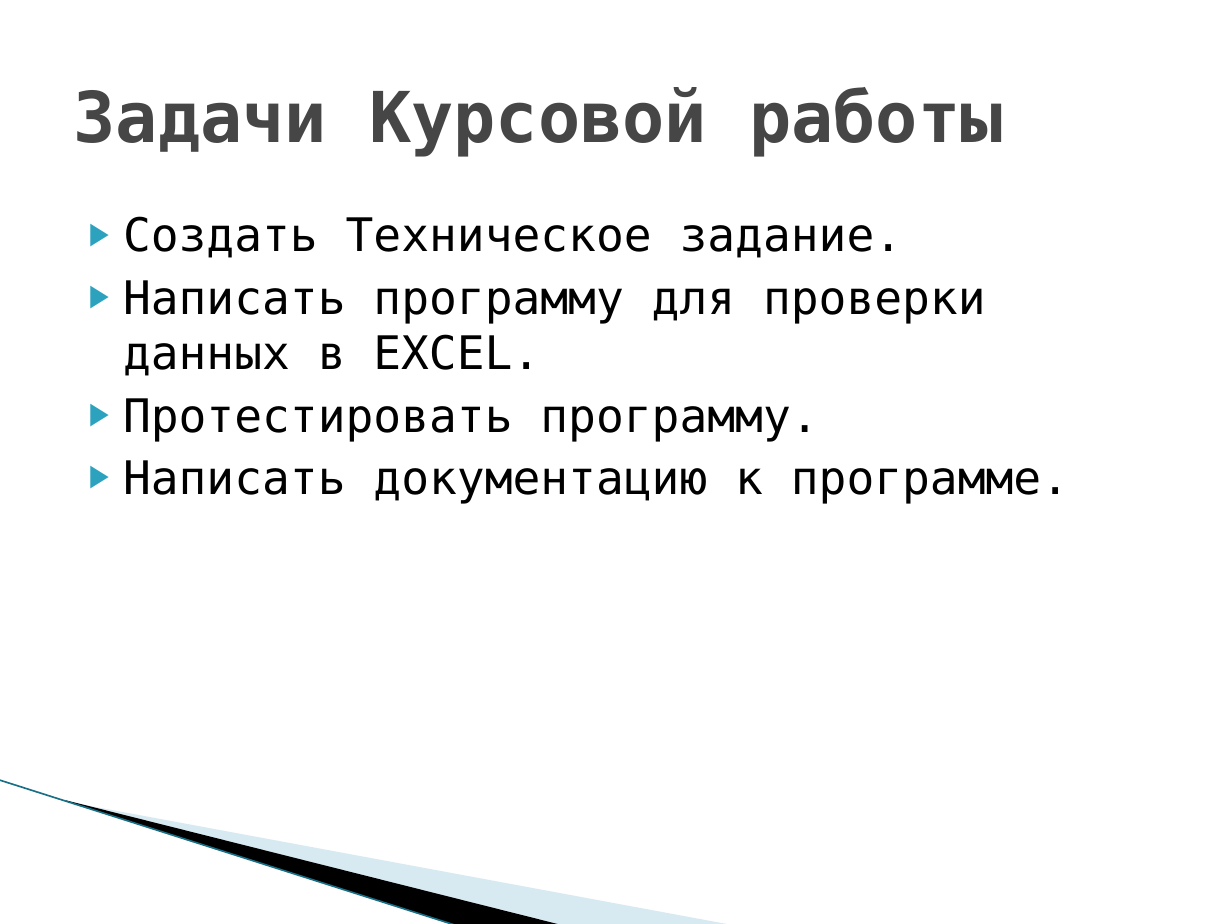
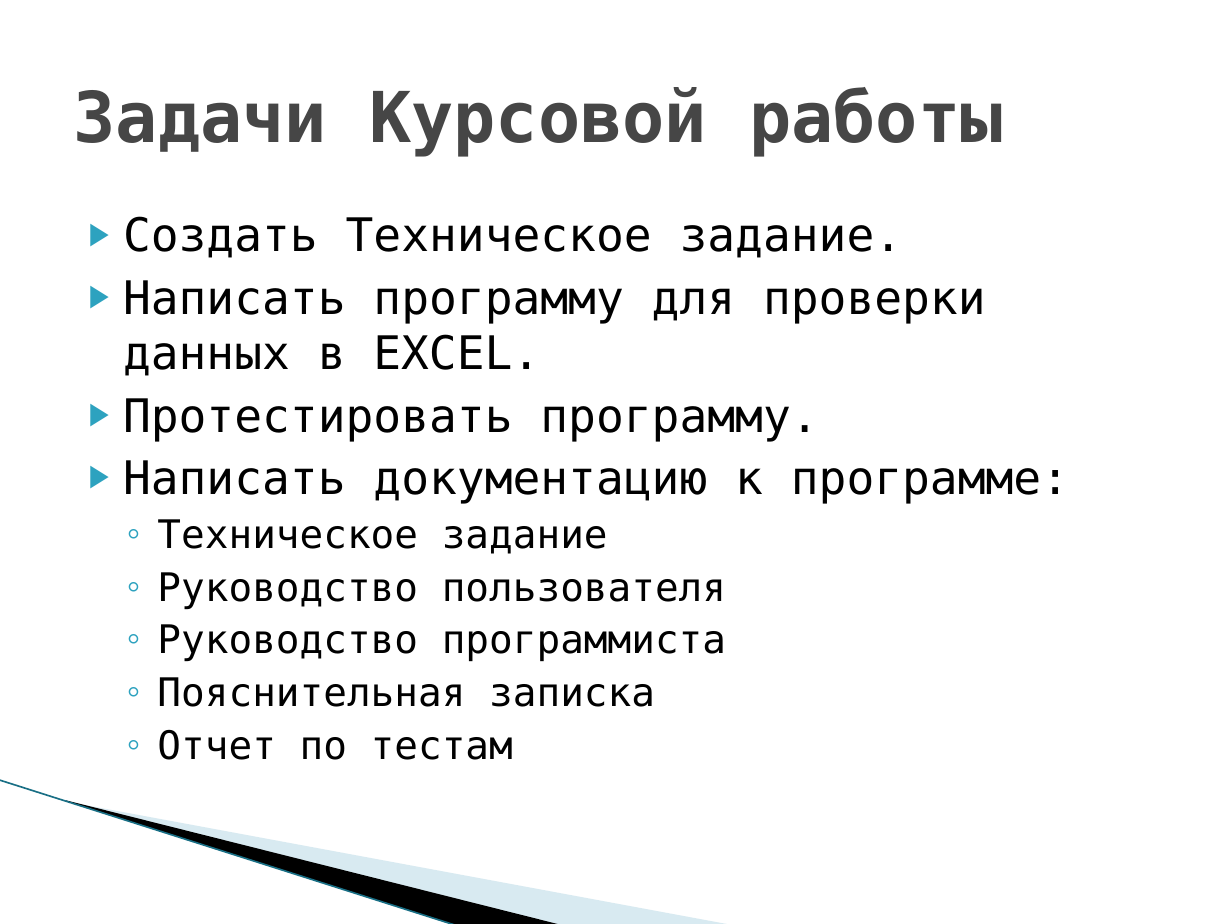
Before and after one commit to Course-and-Co/Excel-and-Cisharp, a slide deck: slide 3 of Презентация.pptx. Drawn at 1232x924 pixels with LibreOffice and Linux fonts; fonts in the diff are those of the drawing; background and template pictures are left out. Boxes give left, top, right and bottom in pixels: in the first picture for what was removed or moved away, otherwise in the second. Text is boxed around its words. In the diff, an @@ line names an element or a change of style, - is before the commit and + after.

```diff
--- a/Презентация.pptx
+++ b/Презентация.pptx
@@ text at [123, 460, 1069, 760]: text changed; size 27 to 23 pt @@
-▶ Написать документацию к программе.
+▶ Написать документацию к программе:
+  ◦ Техническое задание
+  ◦ Руководство пользователя
+  ◦ Руководство программиста
+  ◦ Пояснительная записка
+  ◦ Отчет по тестам
```
Also in this commit, not shown: 1 other slide changed, 3 slides added, 1 slide removed, 6 other files.
